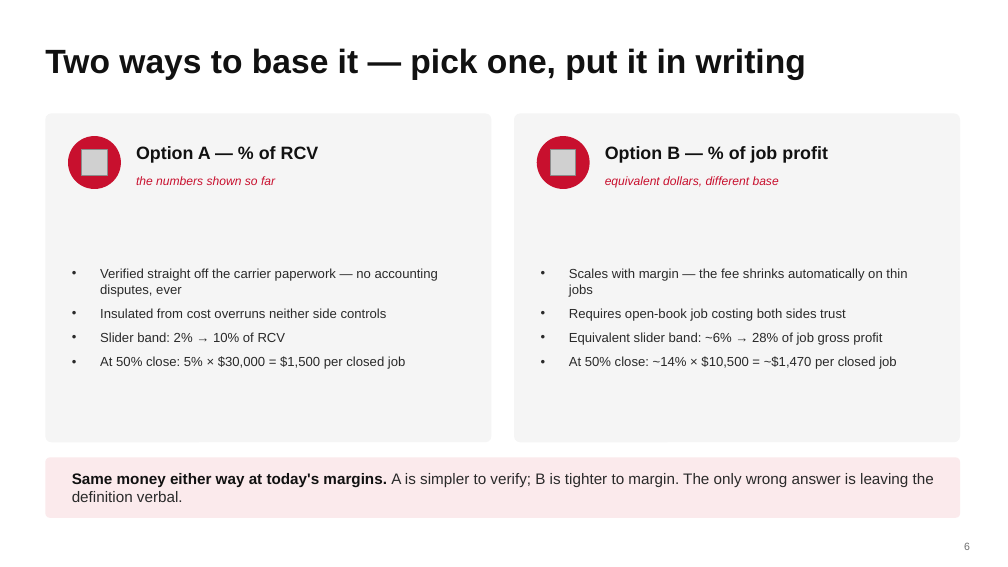
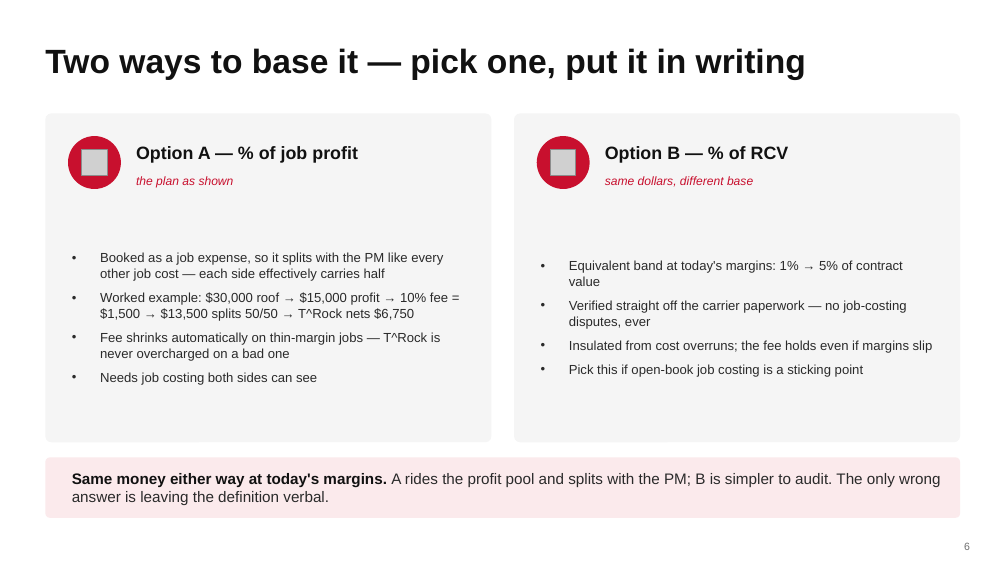
Before and after one commit to DommyD26/roofing-site-template, a slide deck: slide 6 of pitch/Commission-Plan.pptx. Drawn at 1008x567 pixels with LibreOffice and Linux fonts; fonts in the diff are those of the drawing; grey boxes stand for pictures. Boxes give left, top, right and bottom in pixels: in the first picture for what was removed or moved away, otherwise in the second. Text is boxed around its words. In the diff, an @@ line names an element or a change of style, - is before the commit and + after.

```diff
--- a/pitch/Commission-Plan.pptx
+++ b/pitch/Commission-Plan.pptx
@@ text at box(136, 146, 358, 163): text changed @@
-Option A — % of RCV
+Option A — % of job profit
@@ text at box(605, 146, 789, 163): text changed @@
-Option B — % of job profit
+Option B — % of RCV
@@ text at box(136, 176, 234, 188): text changed @@
-the numbers shown so far
+the plan as shown
@@ text at box(605, 176, 753, 187): text changed @@
-equivalent dollars, different base
+same dollars, different base
@@ text at box(100, 252, 448, 385): text changed @@
-• Verified straight off the carrier paperwork — no accounting disputes, ever
-• Insulated from cost overruns neither side controls
-• Slider band: 2% → 10% of RCV
-• At 50% close: 5% × $30,000 = $1,500 per closed job
+• Booked as a job expense, so it splits with the PM like every other job cost — each side effectively carries half
+• Worked example: $30,000 roof → $15,000 profit → 10% fee = $1,500 → $13,500 splits 50/50 → T^Rock nets $6,750
+• Fee shrinks automatically on thin-margin jobs — T^Rock is never overcharged on a bad one
+• Needs job costing both sides can see
@@ text at box(569, 260, 933, 377): text changed @@
-• Scales with margin — the fee shrinks automatically on thin jobs
-• Requires open-book job costing both sides trust
-• Equivalent slider band: ~6% → 28% of job gross profit
-• At 50% close: ~14% × $10,500 = ~$1,470 per closed job
+• Equivalent band at today's margins: 1% → 5% of contract value
+• Verified straight off the carrier paperwork — no job-costing disputes, ever
+• Insulated from cost overruns; the fee holds even if margins slip
+• Pick this if open-book job costing is a sticking point
@@ text at box(72, 473, 940, 505): text changed @@
-Same money either way at today's margins. A is simpler to verify; B is tighter to margin. The only wrong answer is leaving the definition verbal.
+Same money either way at today's margins. A rides the profit pool and splits with the PM; B is simpler to audit. The only wrong answer is leaving the definition verbal.
```
Also in this commit, not shown: 4 other slides changed, 3 other files.
